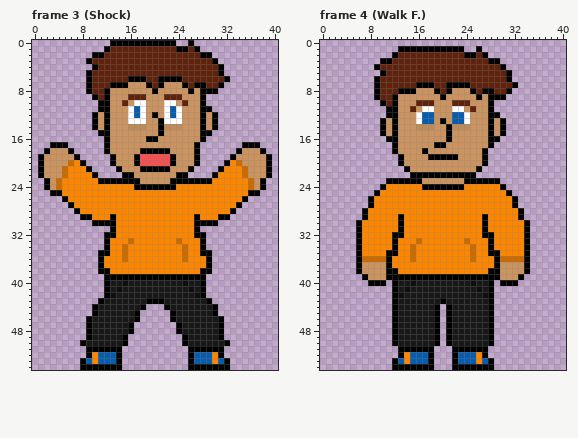
Pixel-art file -- WIP/Brian.aseprite. The picture above is the old version.
41x55 pixels, 26 frames. Colours within 5 levels of each other are drawn and written as one. Shown: frame 3 (Shock), frame 4 (Walk F.). The commit also changed other frames, which this record leaves out.
After the commit:
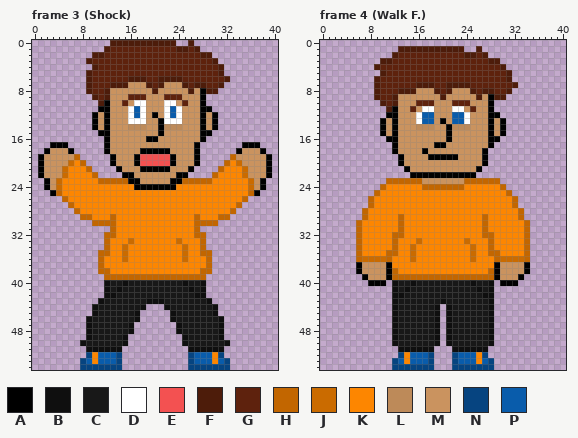
Palette (. is transparent): A #000000  B #0f0f0f  C #181818  D #ffffff  E #f35151  F #4d1c0a  G #5e220d  H #c26600  J #ca6b00  K #fd8600  L #bd8a59  M #ca935f  N #064480  P #095cab
Change:
Changed rows in their new state; - is an unchanged pixel.
Frame 3 (Shock):
first column x 9:
 0 ----FFFFFFFFFFF--F------
 1 ---F-----------FF-F-----
 2 -FF----------------FF---
 3 F--------------------F--
 4 -F--------------------F-
 5 F---------------------F-
 6 F------FFF--FFFF-------F
 7 F---FFF---F-F---F-FF--F-
 8 F--F-------F-----F--FF--
 9 -F-F--------------------
10 --F---------------------
first column x 4:
19 ---H-------------------------H---
20 ----H-----------------------H----
21 -----H---------------------H-----
22 ------H-------------------H------
23 -------HHHHH---------HHHHH-------
25 H-------------------------------H
26 -H-----------------------------H-
27 --H---------------------------H--
28 ---H-------------------------H---
29 ----HH---H-------------H---HH----
30 ------HHHH-------------HHHH------
31 ---------H-------------H---------
32 --------HH-------------HH--------
33 --------H---------------H--------
34 --------H---------------H--------
35 -------HH---------------HH-------
36 -------H-----------------H-------
37 -------H-----------------H-------
38 -------HH---------------HH-------
39 --------HHHHHHHHHHHHHHHHH--------
40 --------B---------------B--------
41 --------B---------------B--------
42 --------B---------------B--------
43 -------B-------BBB-------B-------
44 ------B-------B---B-------B------
45 ------B------B-----B------B------
46 -----B-------B-----B-------B-----
47 -----B------B-------B------B-----
48 -----B------B-------B------B-----
49 -----B-----B---------B-----B-----
50 ----B------B---------B------B----
51 -----BBBBBB-----------BBBBBB-----
52 -----N----N-----------N----N-----
53 ----N-----N-----------N-----N----
54 ----NNNNNNN-----------NNNNNNN----
Frame 4 (Walk F.):
first column x 9:
 1 ----FFFFFFFFFFF--F------
 2 ---F-----------FF-F-----
 3 -FF----------------FF---
 4 F--------------------F--
 5 -F--------------------F-
 6 F---------------------F-
 7 F------FFF--FFFF-------F
 8 F---FFF---F-F---F-FF--F-
 9 F--F-------F-----F--FF--
10 -F-F--------------------
11 --F---------------------
first column x 6:
23 -----HHHHHH-------HHHHHH-----
24 ----H------HHHHHHH------H----
25 ---H---------------------H---
26 --H-----------------------H--
27 --H-----------------------H--
28 -H-------------------------H-
29 -H-----H-------------H-----H-
30 H------H-------------H------H
31 H------H-------------H------H
32 H-----HH-------------HH-----H
33 H-----H---------------H-----H
34 H-----H---------------H-----H
35 H----HH---------------HH----H
36 H----H-----------------H----H
38 ------H---------------H------
39 ------HHHHHHHHHHHHHHHHH------
40 ------B---------------B------
41 ------B---------------B------
42 ------B---------------B------
43 ------B-------B-------B------
44 ------B------B-B------B------
45 ------B------B-B------B------
46 ------B------B-B------B------
47 ------B------B-B------B------
48 ------B------B-B------B------
49 ------B------B-B------B------
50 ------B------B-B------B------
51 -------BBBBBB---BBBBBB-------
52 -------N----N---N----N-------
53 ------N-----N---N-----N------
54 ------NNNNNNN---NNNNNNN------
Boxes around the changes in both pictures, in picture pixels (x1, y1, x2, y2):
changed: (86, 40, 230, 106)
changed: (56, 154, 254, 370)
changed: (374, 46, 518, 112)
changed: (356, 178, 530, 370)
